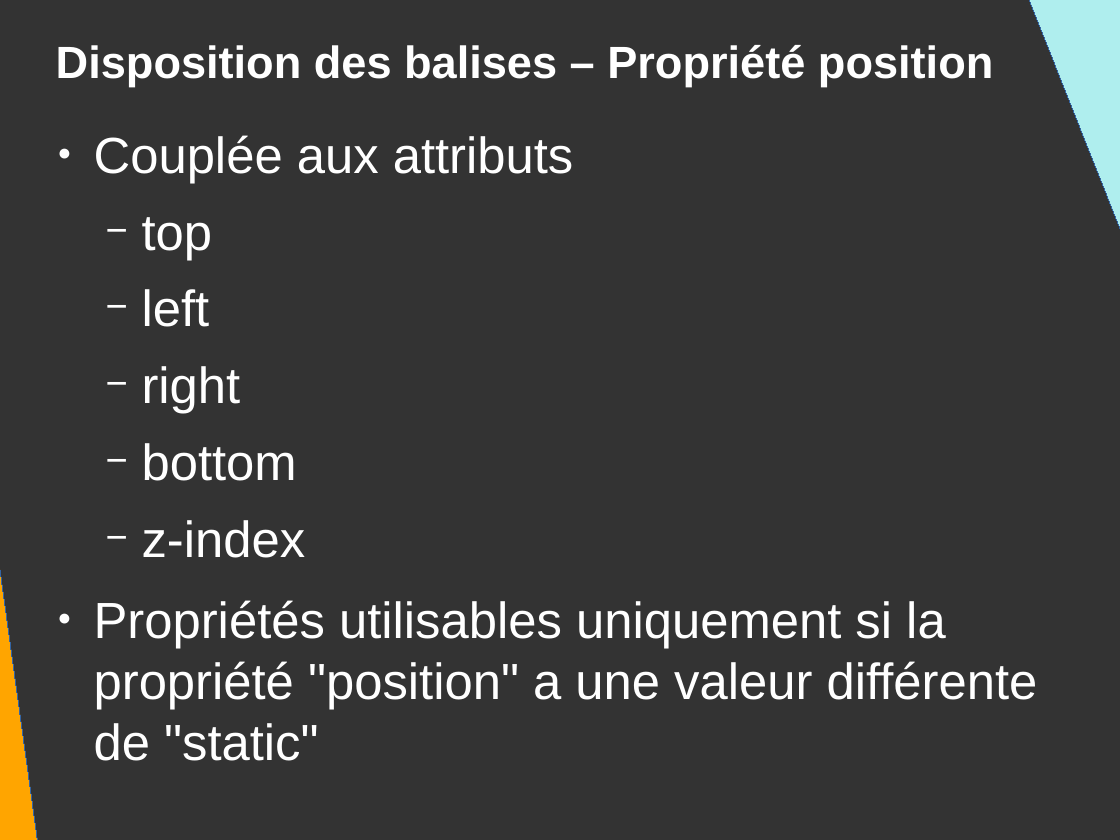
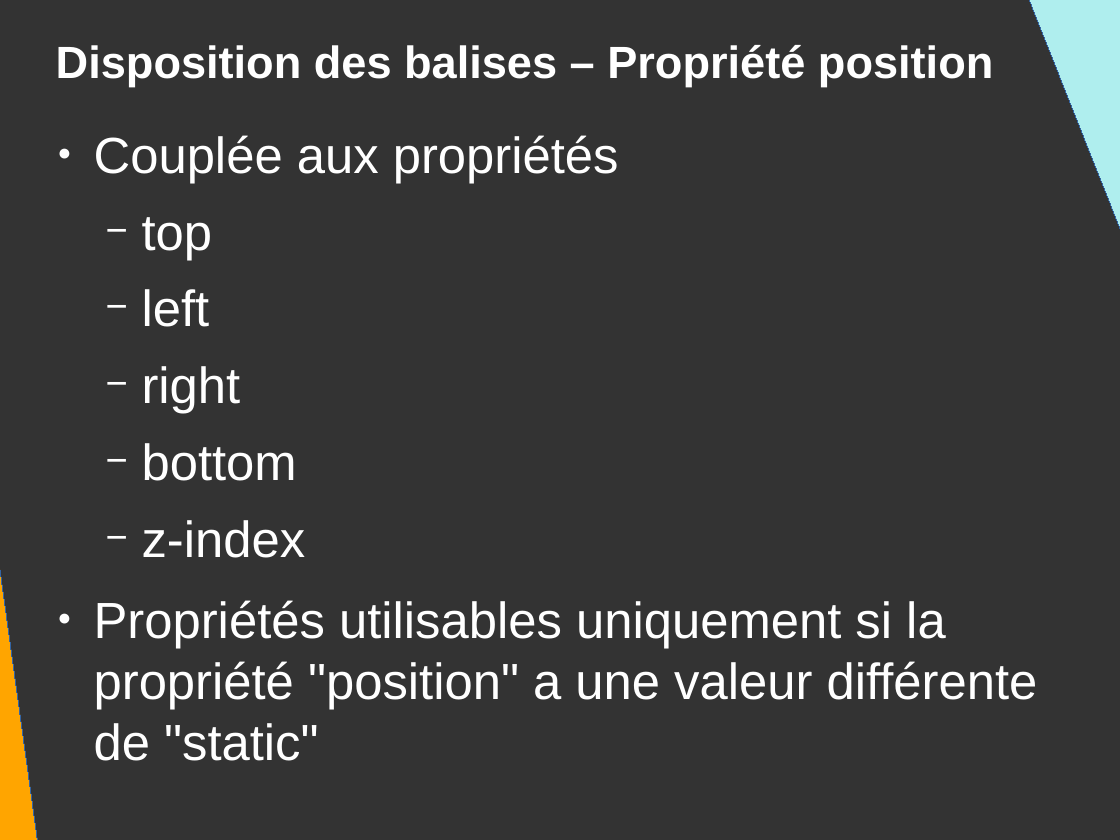
Before and after one commit to DanYellow/presentations, a slide deck: slide 61 of mmi/html/travaux-pratiques/numero-2/presentation.odp. Drawn at 1120x840 pixels with LibreOffice and Linux fonts; fonts in the diff are those of the drawing. Boxes give left, top, right and bottom in pixels: in the first picture for what was removed or moved away, otherwise in the second. Text is boxed around its words. In the diff, an @@ line names an element or a change of style, - is before the commit and + after.

```diff
--- a/mmi/html/travaux-pratiques/numero-2/presentation.odp
+++ b/mmi/html/travaux-pratiques/numero-2/presentation.odp
@@ text at (x1=94, y1=135, x2=619, y2=183): text changed @@
-● Couplée aux attributs
+● Couplée aux propriétés
```
Also in this commit, not shown: 7 other slides changed, 3 other files.
